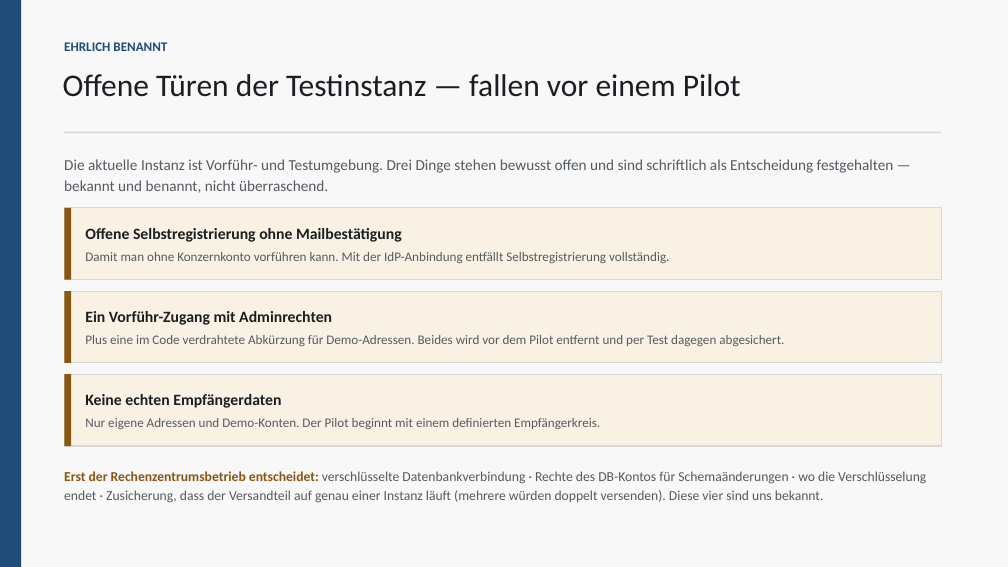
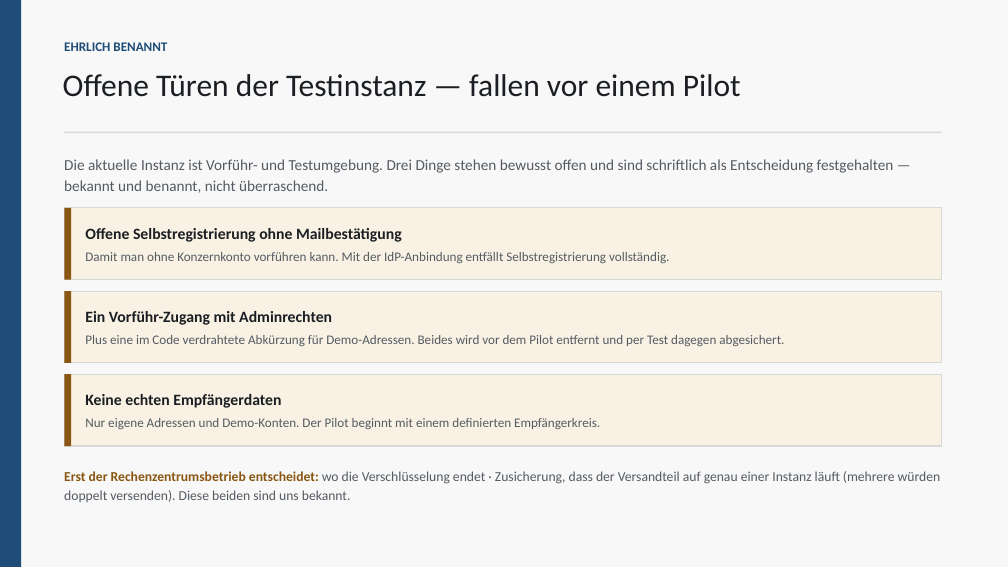
Before and after one commit to NeoAsylum/kundeninfo_newsletter, a slide deck: slide 8 of docs/governance/Stoerungsinfos-BlueZone.pptx. Drawn at 1008x567 pixels with LibreOffice and Linux fonts; fonts in the diff are those of the drawing. Boxes give left, top, right and bottom in pixels: in the first picture for what was removed or moved away, otherwise in the second. Text is boxed around its words. In the diff, an @@ line names an element or a change of style, - is before the commit and + after.

```diff
--- a/docs/governance/Stoerungsinfos-BlueZone.pptx
+++ b/docs/governance/Stoerungsinfos-BlueZone.pptx
@@ text at (64,471,941,502): text changed @@
-Erst der Rechenzentrumsbetrieb entscheidet: verschlüsselte Datenbankverbindung · Rechte des DB-Kontos für Schemaänderungen · wo die Verschlüsselung endet · Zusicherung, dass der Versandteil auf genau einer Instanz läuft (mehrere würden doppelt versenden). Diese vier sind uns bekannt.
+Erst der Rechenzentrumsbetrieb entscheidet: wo die Verschlüsselung endet · Zusicherung, dass der Versandteil auf genau einer Instanz läuft (mehrere würden doppelt versenden). Diese beiden sind uns bekannt.
```
Also in this commit, not shown: 7 other slides changed, 6 other files.
